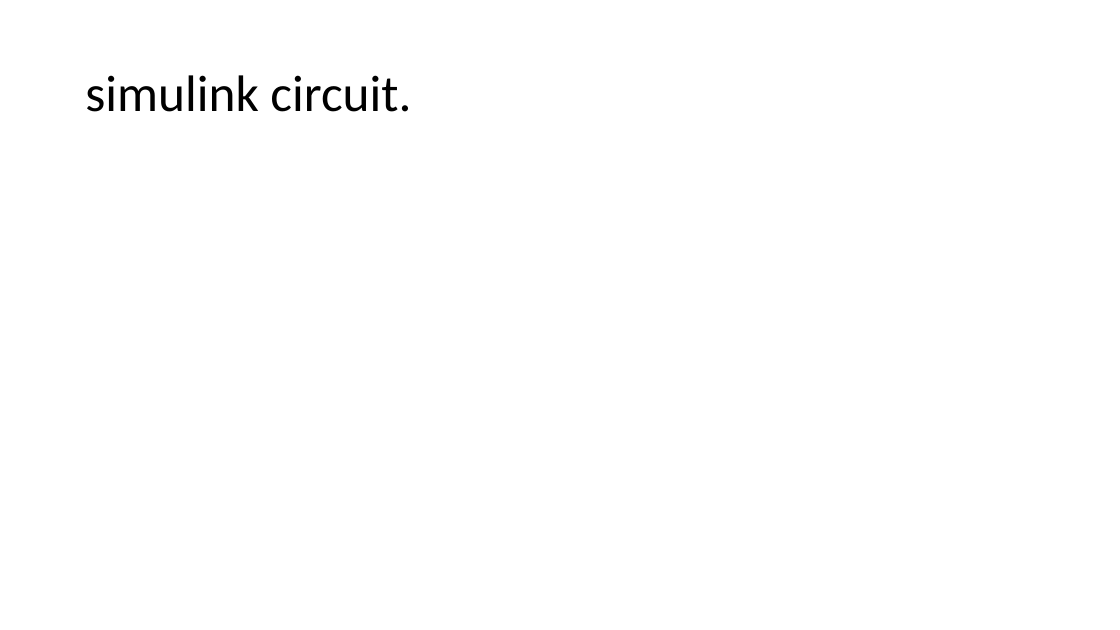
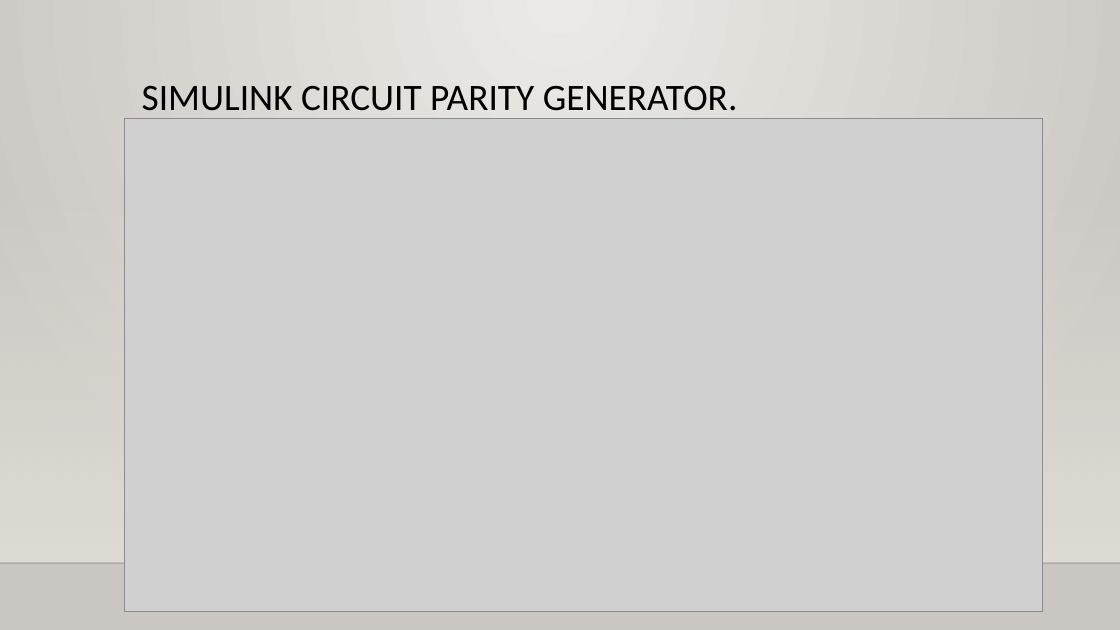
Before and after one commit to joshuawambua/parity, a slide deck: slide 10 of PARITY GENERATOR.pptx (slide 6 before the commit). Drawn at 1120x630 pixels with LibreOffice and Linux fonts; fonts in the diff are those of the drawing; grey boxes stand for pictures; background and template pictures are left out. Boxes give left, top, right and bottom in pixels: in the first picture for what was removed or moved away, otherwise in the second. Text is boxed around its words. In the diff, an @@ line names an element or a change of style, - is before the commit and + after.

```diff
--- a/PARITY GENERATOR.pptx
+++ b/PARITY GENERATOR.pptx
@@ background #FFFFFF to gradient #ECEAE7 to #CAC7C1 @@
@@ title "SIMULINK CIRCUIT PARITY GENERATOR." at box(142, 85, 738, 119): vertical alignment middle to top @@
@@ title at box(142, 85, 738, 119): text changed; size 44 to 32 pt @@
-simulink circuit.
+SIMULINK CIRCUIT PARITY GENERATOR.
@@ picture added at box(124, 119, 1043, 612) @@
@@ rectangle added at box(0, 186, 1120, 563), fill gradient #DFDBD5 @@
@@ line added from (0, 563) to (1120, 563), #000001 1 pt @@
```
Also in this commit, not shown: 4 other slides changed, 19 slides added, 2 slides removed.
